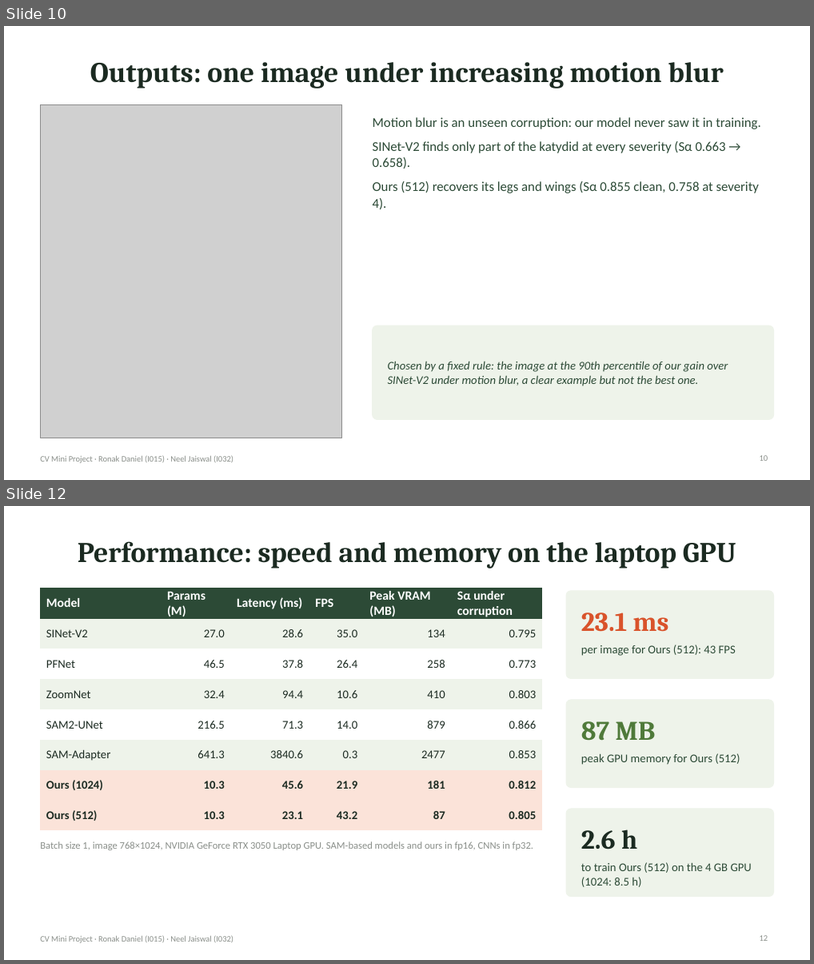
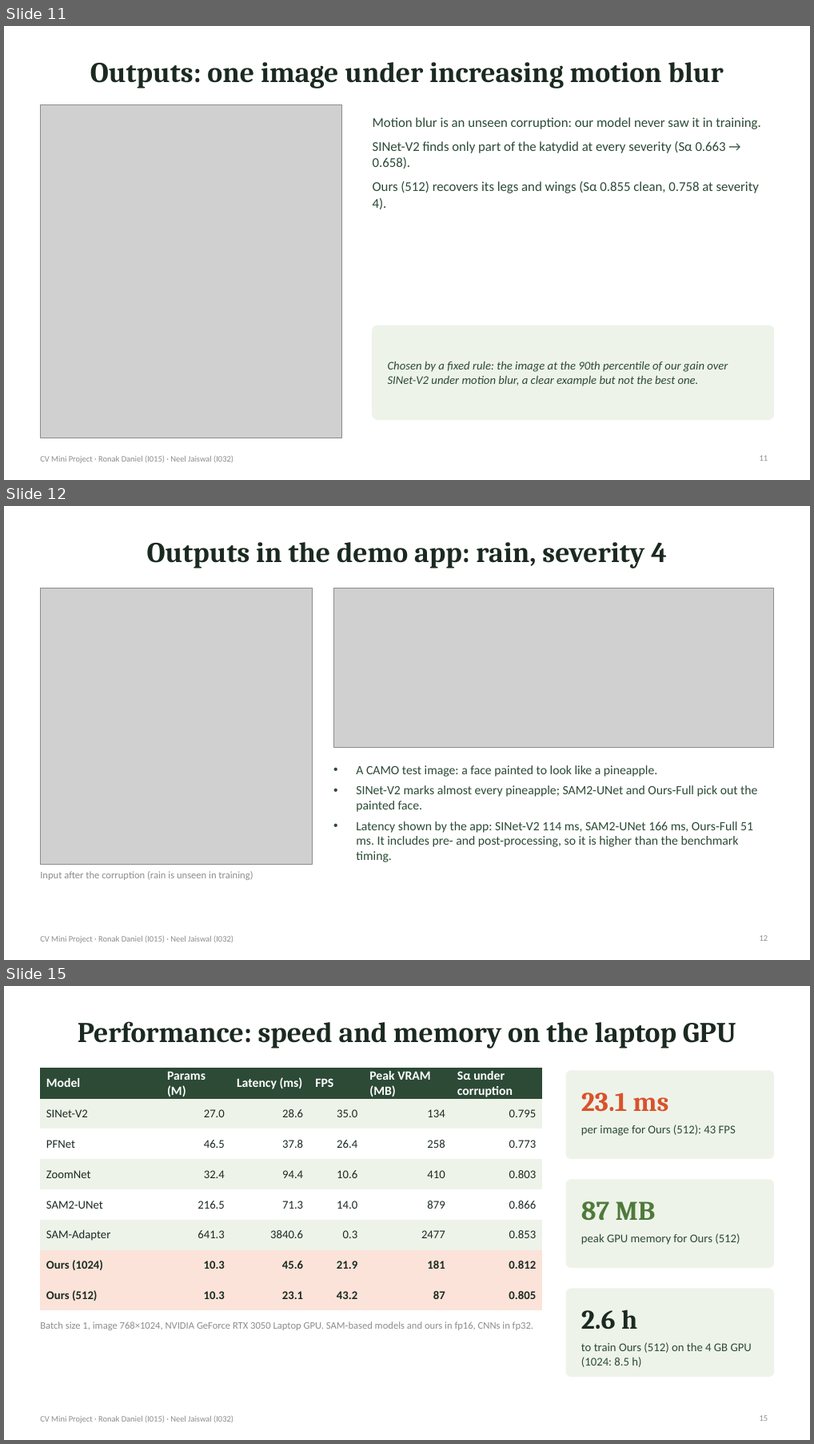
Before and after one commit to Neel-Ronak-Org/VFM-CV, a slide deck: presentation/CV_mini_project_I015_I032.pptx. Shown one above the other, each under a label of ours: slides 10 and 12 before the commit, slides 11, 12 and 15 after it; the slides between them are not shown. The pictures are 814x964 and 814x1444 pixels, drawn with LibreOffice and Linux fonts; fonts in the diff are those of the drawing; grey boxes stand for pictures. Boxes give left, top, right and bottom in pixels: in the first picture for what was removed or moved away, otherwise in the second. Text is boxed around its words. In the diff, an @@ line names an element or a change of style, - is before the commit and + after.

```diff
--- a/presentation/CV_mini_project_I015_I032.pptx
+++ b/presentation/CV_mini_project_I015_I032.pptx
@@ slide 12 added at (x1=4, y1=506, x2=810, y2=960), background #FFFFFF; not listed: 1 template element that a slide beside it also shows @@
@@ title added at (x1=147, y1=542, x2=667, y2=568), 34 pt, text #1B2A21, bold @@
+Outputs in the demo app: rain, severity 4
@@ picture added at (x1=40, y1=588, x2=313, y2=864) @@
@@ picture added at (x1=334, y1=588, x2=774, y2=747) @@
@@ text added at (x1=356, y1=765, x2=758, y2=862), 15 pt, text #2C4A36 @@
+• A CAMO test image: a face painted to look like a pineapple.
+• SINet-V2 marks almost every pineapple; SAM2-UNet and Ours-Full pick out the painted face.
+• Latency shown by the app: SINet-V2 114 ms, SAM2-UNet 166 ms, Ours-Full 51 ms. It includes pre- and post-processing, so it is higher than the benchmark timing.
@@ text added at (x1=40, y1=871, x2=253, y2=880), 12 pt, text #8A8F8A @@
+Input after the corruption (rain is unseen in training)
@@ page number added at (x1=760, y1=935, x2=769, y2=940), 10 pt, text #8A8F8A @@
+12
@@ what was slide 10 is now slide 11 @@
@@ page number at (x1=760, y1=455, x2=769, y2=460): text changed @@
-10
+11
@@ what was slide 12 is now slide 15 @@
```
Also in this commit, not shown: 1 slide changed, 3 other slides added, 1 slide removed, 9 other files.
